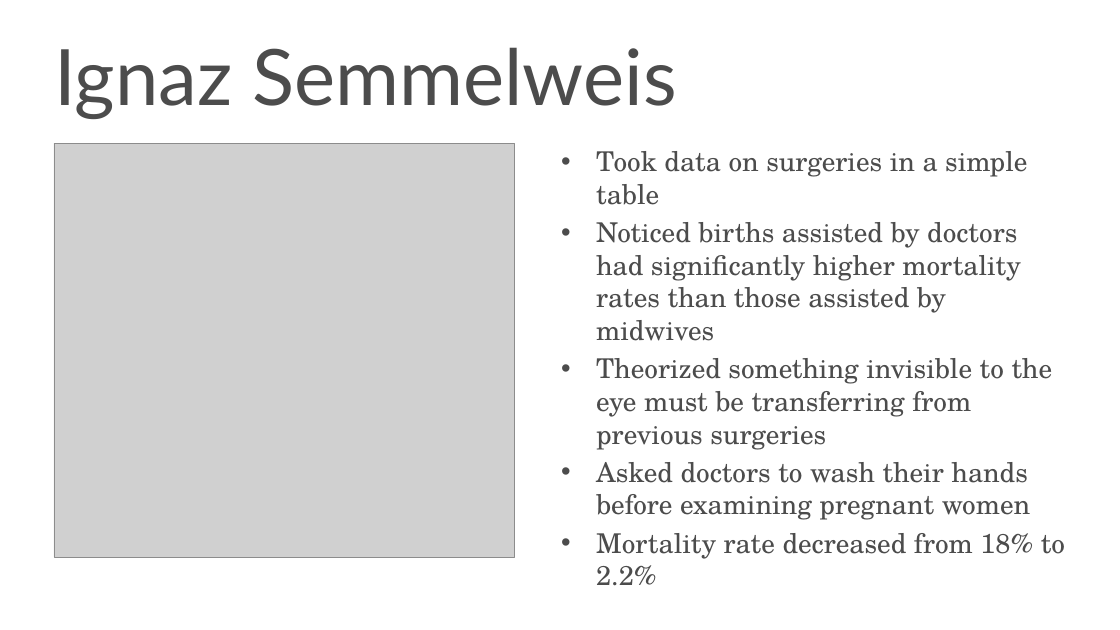
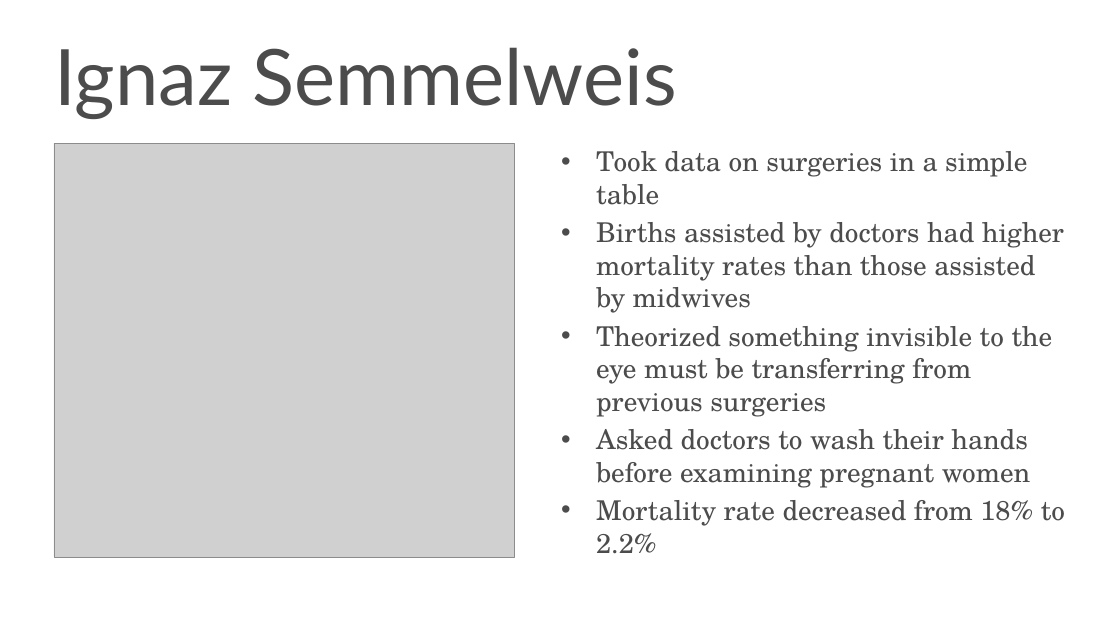
Before and after one commit to s-kyle-reed/data-lecture, a slide deck: slide 11 of lecture.pptx. Drawn at 1120x630 pixels with LibreOffice and Linux fonts; fonts in the diff are those of the drawing; grey boxes stand for pictures; background and template pictures are left out. Boxes give left, top, right and bottom in pixels: in the first picture for what was removed or moved away, otherwise in the second. Text is boxed around its words. In the diff, an @@ line names an element or a change of style, - is before the commit and + after.

```diff
--- a/lecture.pptx
+++ b/lecture.pptx
@@ text at [596,222,1064,313]: text changed @@
-• Noticed births assisted by doctors had significantly higher mortality rates than those assisted by midwives
+• Births assisted by doctors had higher mortality rates than those assisted by midwives
```
Also in this commit, not shown: 1 slide added.
